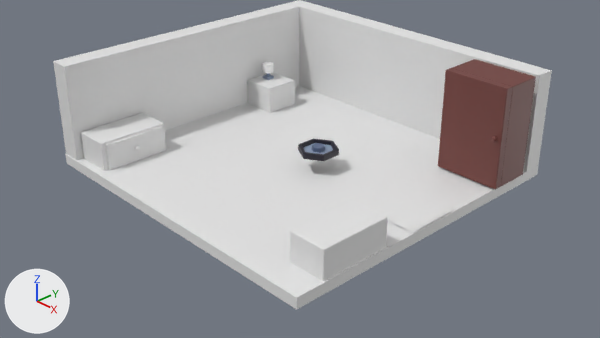
Before and after pictures for a commit that changed the Blender file assets_raw/source_files/n64-mr-mister-vs-winter.blend.
Camera for both pictures: the file's camera 'Camera'. Lighting does not change. The marker at lower left points along +X, +Y and +Z.

Names of what the first picture shows: 'BigFuniture.002', 'Floor.001', 'MediumFurniture', 'MediumFurniture.001', 'Nightstand', 'SleeepingRoom.Wall', 'SleepingRoom.DoorEntry', 'Wheel'.
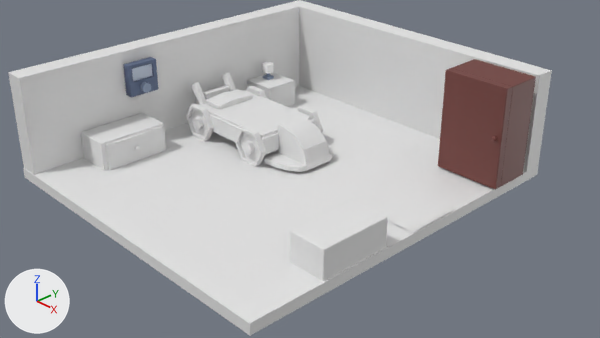
Diff of the bpy script that builds the scene:
```diff
--- a/assets_raw/source_files/n64-mr-mister-vs-winter.blend.py
+++ b/assets_raw/source_files/n64-mr-mister-vs-winter.blend.py
@@ img_thermostat_button_base_color @@
+img_thermostat_button_base_color = load_image('Thermostat.Button Base Color', '_unpacked/Thermostat.Button_Base_Color', 1, 1, 'sRGB')
@@ img_thermostat_base_base_color @@
+img_thermostat_base_base_color = load_image('Thermostat.Base Base Color', '_unpacked/Thermostat.Base_Base_Color', 128, 128, 'sRGB')
@@ mat_material_031 @@
+mat_material_031 = principled_material('Material.031')
+mat_material_031.texture = img_thermostat_button_base_color
@@ mat_material_030 @@
+mat_material_030 = principled_material('Material.030')
+mat_material_030.texture = img_thermostat_base_base_color
@@ me_cube_040 @@
 me_cube_040.from_pydata(...)  # 8 vertices, 6 faces; spans x -2.31..2.31, y -2.2..2.2, z -0.07..0.07
 # used by ob_floor_001; location = (-0.012, -0.001, 0.0)
+# me_cube_040 part 1: the whole mesh is scaled about its middle by (1, 1.14, 1), then moved by (0.0, -0.31, 0.0)
@@ me_cube_016 @@
 me_cube_016.from_pydata(...)  # 16 vertices, 14 faces; spans x -1.26..3.36, y -3.19..1.2, z -0.7..0.7
 # used by ob_sleeepingroom_wall; location = (-1.061, 0.995, 0.7)
 # before: 12 (-1.26, -3.19, -0.7) at pixel (66, 158), 13 (-1.26, -3.19, 0.7) at pixel (53, 61), 14 (-0.98, -3.19, -0.7) at pixel (77, 165), 15 (-0.98, -3.19, 0.7) at pixel (64, 66)
+# me_cube_016 part 2
+for i in [*range(12, 16)]: me_cube_016.vertices[i].co += Vector((0.0, -0.62, 0.0))
@@ me_cylinder @@
+me_cylinder.from_pydata(...)  # a 6-sided cylinder along z spanning x -0.0631..0.0631, y -0.0728..0.0728, z -0.0364..0.0364
+me_cylinder.materials.append(mat_material_031)  # picture img_thermostat_button_base_color
@@ me_cube_005 @@
+me_cube_005.from_pydata(...)  # 24 vertices, 18 faces; spans x -0.063..0.076, y -0.223..0.223, z -0.223..0.223
+me_cube_005.polygons.foreach_set('use_smooth', [True] * 18)
+me_cube_005.materials.append(mat_material_030)  # picture img_thermostat_base_base_color
@@ ob_bed @@
 _m = ob_bed.modifiers.new('Bevel', 'BEVEL')
 _m.miter_outer = 'MITER_ARC'
-ob_bed.hide_set(True)
@@ ob_wheel @@
 _m = ob_wheel.modifiers.new('Bevel', 'BEVEL')
 _m.miter_outer = 'MITER_ARC'
+ob_wheel.hide_set(True)
@@ ob_thermostat_button @@
+ob_thermostat_button = bpy.data.objects.new('Thermostat.Button', me_cylinder)
+ob_thermostat_button.location = (-1.865, -1.128, 0.889)
+ob_thermostat_button.rotation_euler = (1.571, 0.0, 1.571)  # degrees (90, 0, 90)
@@ ob_thermostat_base @@
+ob_thermostat_base = bpy.data.objects.new('Thermostat.Base', me_cube_005)
+ob_thermostat_base.location = (-1.963, -1.123, 1.011)
+_m = ob_thermostat_base.modifiers.new('Bevel', 'BEVEL')
+_m.width = 0.00763
+_m.width_pct = 0.00763
+_m.segments = 3
+_m.use_clamp_overlap = False
+_m.profile = 0.7
+_m.miter_outer = 'MITER_ARC'
+_m = ob_thermostat_base.modifiers.new('Weighted Normal', 'WEIGHTED_NORMAL')
+_m.keep_sharp = True
```

Changed parts and their boxes (x1, y1, x2, y2) in the pictures (600 x 338 px; the box of a moved part takes in the faces that stretch with it):
'Floor.001', mesh rescaled: before (65, 86, 539, 309); after (23, 86, 539, 336)
'SleeepingRoom.Wall', reshaped: before (53, 0, 552, 172); after (8, 0, 552, 175)
'Bed', shown: after (186, 73, 333, 172)
'Thermostat.Base', added: after (123, 57, 158, 97)
'Wheel', hidden: before (298, 138, 339, 161)
'Thermostat.Button', added: after (140, 82, 151, 93)
part 2 of me_cube_016, moved or reshaped: before (53, 47, 252, 160); after (8, 47, 252, 175)
